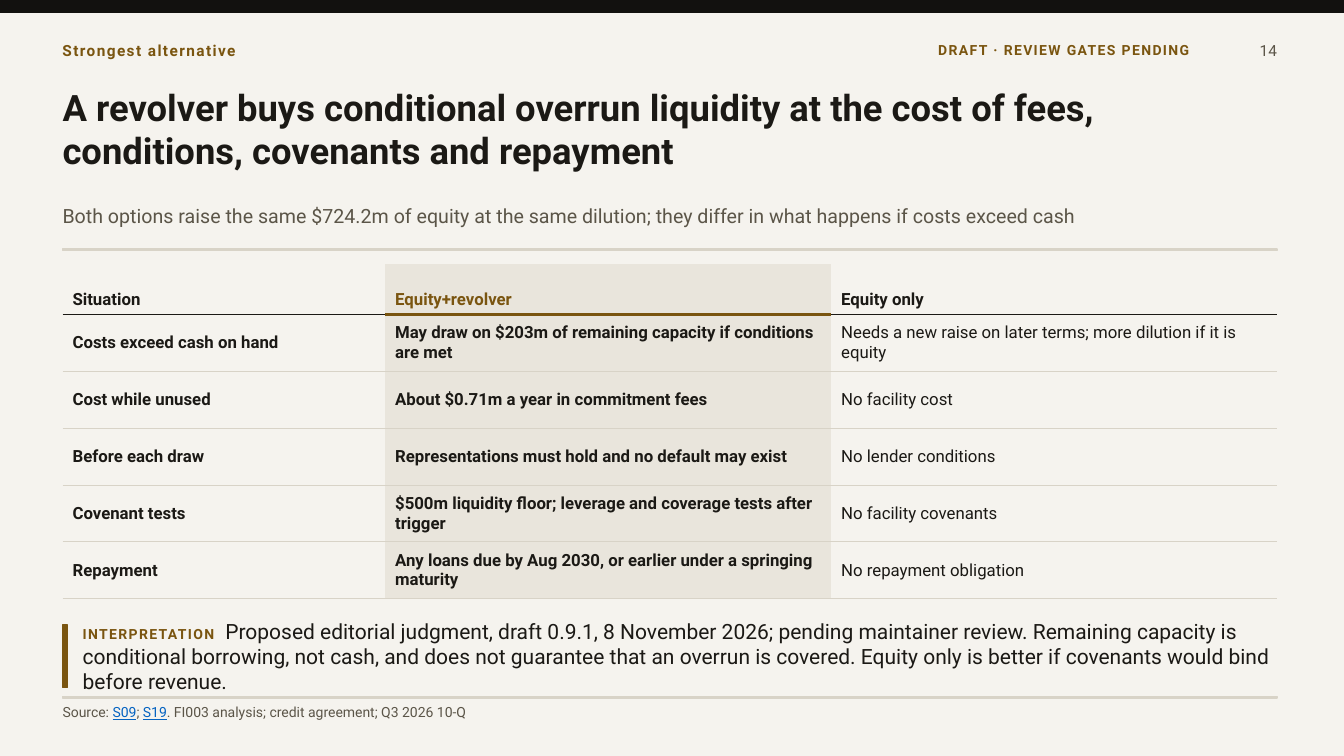
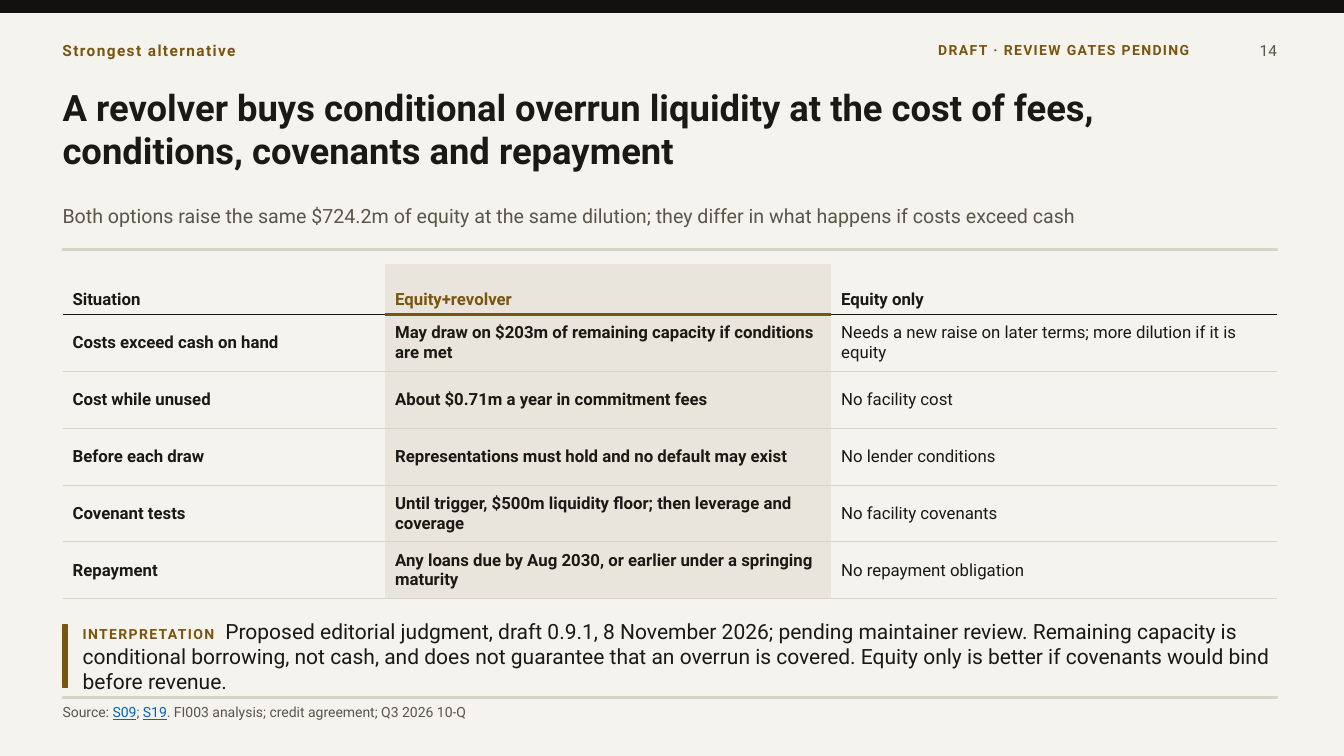
Before and after one commit to VSSpowerlifting/strategic-materials-policy-tracker, a slide deck: slide 14 of research/fi003/outputs/presentation-draft-v091/fi003-jpmorgan-mp-materials-draft-0.9.1.pptx. Drawn at 1344x756 pixels with LibreOffice and Linux fonts; fonts in the diff are those of the drawing. Boxes give left, top, right and bottom in pixels: in the first picture for what was removed or moved away, otherwise in the second. Text is boxed around its words. In the diff, an @@ line names an element or a change of style, - is before the commit and + after.

```diff
--- a/research/fi003/outputs/presentation-draft-v091/fi003-jpmorgan-mp-materials-draft-0.9.1.pptx
+++ b/research/fi003/outputs/presentation-draft-v091/fi003-jpmorgan-mp-materials-draft-0.9.1.pptx
@@ table at [63, 264, 1276, 593] @@
-row 5, column 2: $500m liquidity floor; leverage and coverage tests after trigger
+row 5, column 2: Until trigger, $500m liquidity floor; then leverage and coverage
```
Also in this commit, not shown: 7 other files.
